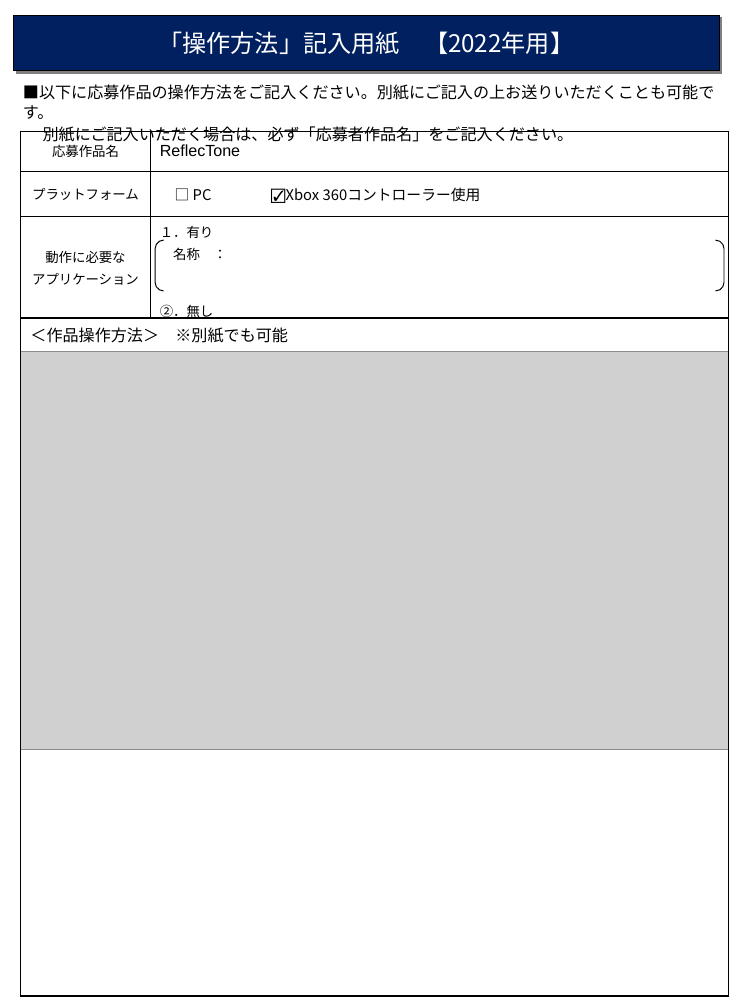
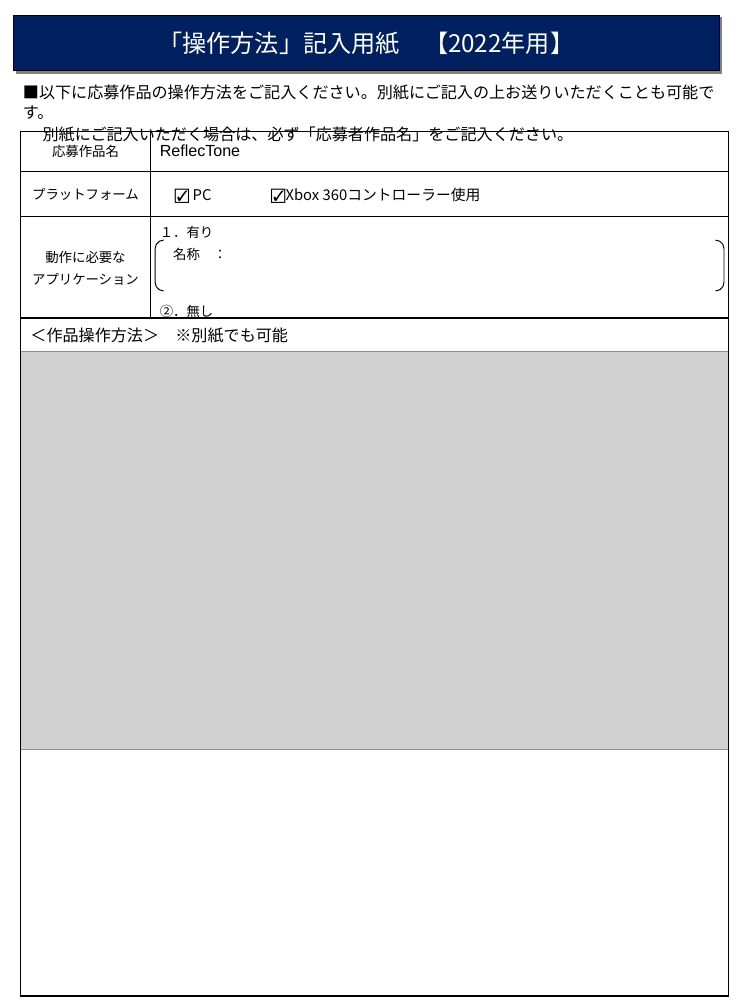
Before and after one commit to kurama13717/SPIC, a slide deck: slide 1 of 日本ゲーム大賞2022応募説明/操作説明_フォーマット2022/2_操作方法フォーマット2022.pptx. Drawn at 742x1008 pixels with LibreOffice and Linux fonts; fonts in the diff are those of the drawing; grey boxes stand for pictures. Boxes give left, top, right and bottom in pixels: in the first picture for what was removed or moved away, otherwise in the second. Text is boxed around its words. In the diff, an @@ line names an element or a change of style, - is before the commit and + after.

```diff
--- a/日本ゲーム大賞2022応募説明/操作説明_フォーマット2022/2_操作方法フォーマット2022.pptx
+++ b/日本ゲーム大賞2022応募説明/操作説明_フォーマット2022/2_操作方法フォーマット2022.pptx
@@ table at [21, 131, 729, 998] @@
-row 2, column 2: □ PC ☑Xbox 360コントローラー使用
+row 2, column 2: ☑ PC ☑Xbox 360コントローラー使用
```
Also in this commit, not shown: 4 other files.
